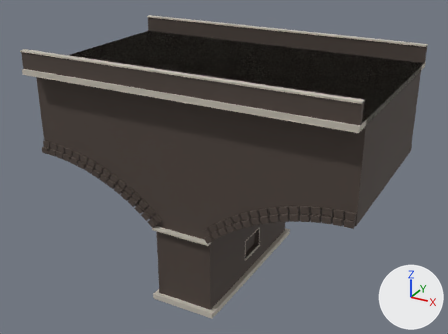
Before and after pictures for a commit that changed the Blender file blender/B3/viaduct.blend.
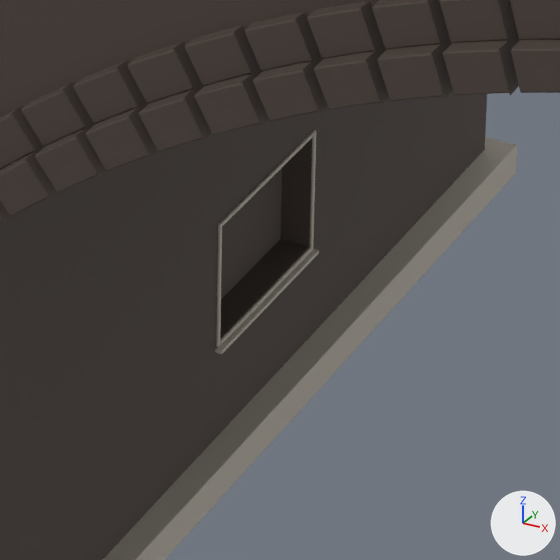
Old and new are each drawn whole from a camera (50 mm lens) standing at (18.82, -34.77, 25.14) and looking at (-0.18, -0.22, 7.87) and again close up on the part from 47% to 66% of the width and 62% to 87% of the height. Lighting does not change. The marker at lower right points along +X, +Y and +Z. The older version's two pictures come first.

Objects in the first close-up: 'viaduct_module'.
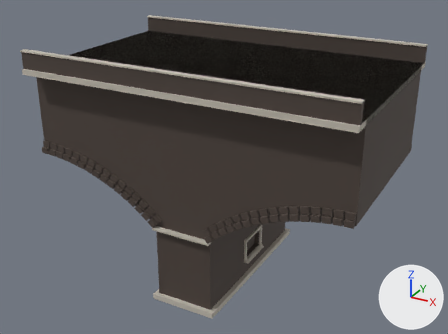
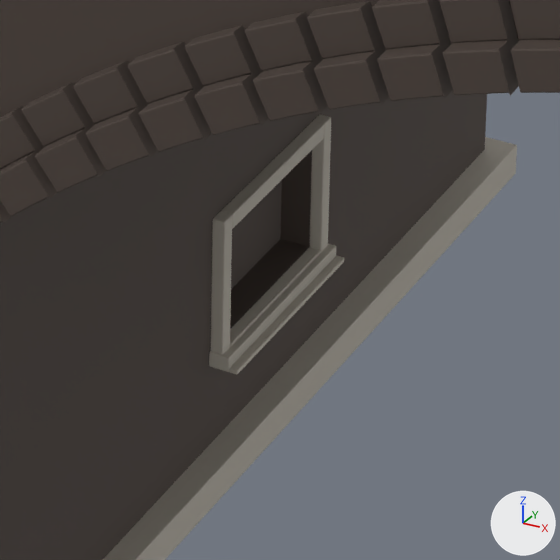
Location of each change, [x1, y1, x2, y2] in pixels of the close-ups (560 x 560 px):
part 1 of me_viaduct_module, added
    after: [310, 114, 331, 252]
part 2 of me_viaduct_module, added
    after: [211, 212, 232, 354]
part 3 of me_viaduct_module, added
    after: [209, 244, 336, 372]
part 4 of me_viaduct_module, added
    after: [229, 256, 344, 374]
part 5 of me_viaduct_module, deleted
    before: [216, 223, 222, 347]
part 6 of me_viaduct_module, deleted
    before: [310, 130, 316, 251]
part 7 of me_viaduct_module, built on
    before: [215, 132, 319, 354]
    after: [221, 122, 324, 346]

Edits to the bpy script that builds the scene:
```text
Change me_viaduct_module:
    used by ob_viaduct_module; location = (0.0, 0.0, 0.0)
    remove me_viaduct_module.from_pydata(...)  # 2372 vertices, 1596 faces; spans x -11.0..11.0, y -7.2..7.2, z 0.0..16.2
    add me_viaduct_module.from_pydata(...)  # 2388 vertices, 1608 faces; spans x -11.0..11.0, y -7.2..7.2, z 0.0..16.2
    me_viaduct_module part 1: a new loose piece, a box spanning x 2.0..2.15, y 1.1..1.28, z 1.42..3.18, in mat_stone (light grey #c4bdb1)
    me_viaduct_module part 2: a new loose piece, a box spanning x 2.0..2.15, y -1.28..-1.1, z 1.42..3.18, in mat_stone (light grey #c4bdb1)
    me_viaduct_module part 3: a new loose piece, a box spanning x 2.0..2.24, y -1.31..1.31, z 1.4..1.58, in mat_stone (light grey #c4bdb1)
    me_viaduct_module part 4: a new loose piece, a box spanning x 2.24..2.34, y -1.31..1.31, z 1.4..1.46, in mat_stone (light grey #c4bdb1)
    me_viaduct_module part 5: the loose piece of 8 vertices spanning x 2.0, y -1.1, z 1.5..3.0 is deleted
    me_viaduct_module part 6: the loose piece of 8 vertices spanning x 2.0, y 1.1, z 1.5..3.0 is deleted
    me_viaduct_module part 7
    48 vertices are removed from x -2.1..2.1, y -1.2..1.2, z 1.5..3.0
    42 faces are deleted
    24 vertices are added at x -2.2..2.2, y -1.1..1.1, z 1.4..3.2
    24 new faces join them, mat_stone (light grey #c4bdb1)
    other edits to the shape of me_viaduct_module do not show in these pictures
```
